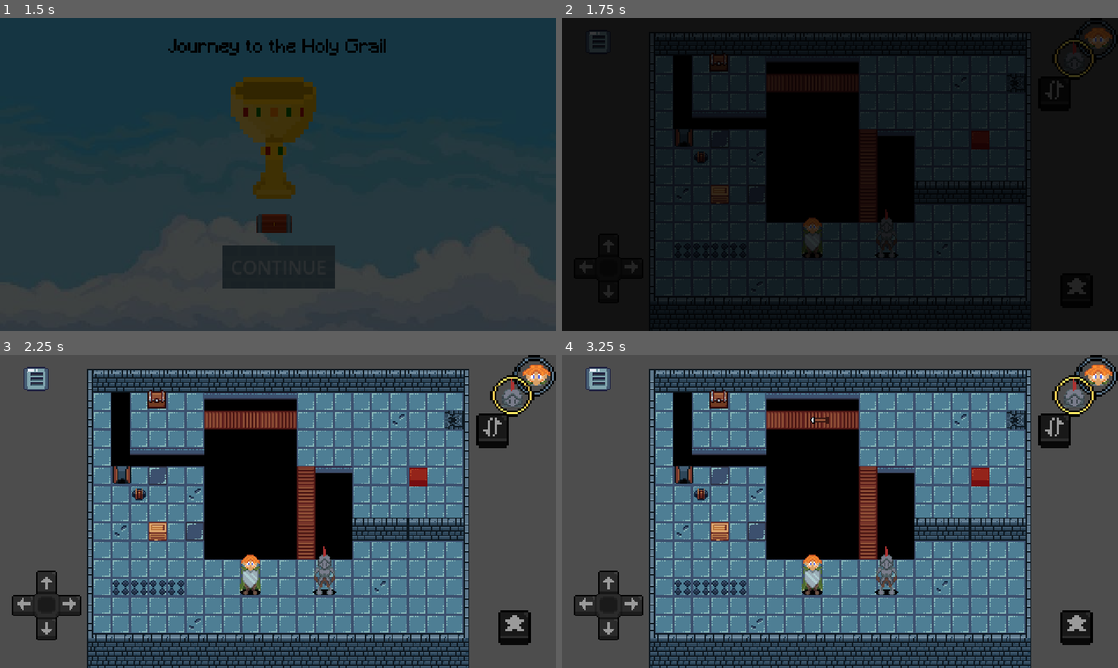
Above: before the commit, frames 1-4 (two rows, left to right).
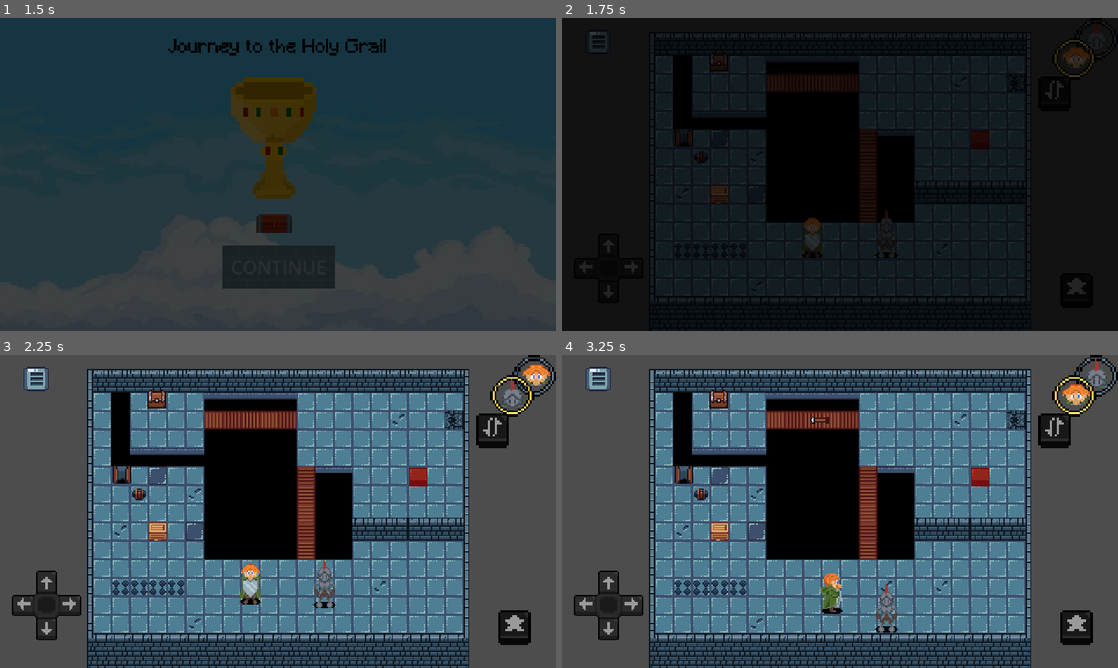
Above: after the commit, the same moments.

Repository: gumaciel/awesome-game-jam-01
Game: Godot game, scene res://scenes/main/main.tscn
Two runs of this game, one before a commit and one after it. Both use one fixed random seed, a clock stepped at 60 frames per second and the inputs below. The engine's default icon, where the game draws it, is replaced by a stand-in: a white triangle on a blue panel in a dark square. Sound files missing from this copy of the repository are replaced by a short silence.
Inputs (mouse positions are in pixels of both pictures, inside the frame that each line leads up to):
- Up to frame 1 (1.5 s): click "CONTINUE" at 0.5 s; move the mouse to (400, 158) at 1.27 s; hold D (move_right) from 1.28 s (still down); hold J (alternate) from 1.28 s (still down); click (400, 158) at 1.42 s
- Up to frame 2 (1.75 s): keep holding D (move_right); keep holding J (alternate)
- Up to frame 3 (2.25 s): move the mouse to (166, 527) at 2.02 s; release D (move_right) at 2.03 s; release J (alternate) at 2.03 s; hold S (move_down) from 2.03 s (still down); tap J (alternate) at 2.1 s
- Up to frame 4 (3.25 s): move the mouse to (895, 442) at 2.77 s; release S (move_down) at 2.78 s; hold D (move_right) from 2.78 s (still down); hold J (alternate) from 2.78 s (still down)

Frame 1 is identical in both runs. In frame 2, 0.3% of the frame differs, in the area x 90-99%, y 1-17%; in frame 3, 0.9%; in frame 4, 1.9%, in the area x 43-99%, y 1-89%.
Error before the commit: Parse Error: Could not parse global class "PlayerBase" from "res://characters/player_base.gd". (res://scenes/ui/ui_controller.gd:6)

Commit message:
fixed bugs animation

Diff:
--- a/characters/player_base.tscn
+++ b/characters/player_base.tscn
@@ -246,7 +246,6 @@
 animations = NodePath("Animations")
 
 [node name="Texture" type="Sprite2D" parent="."]
-visible = false
 position = Vector2(0, -7.49997)
 scale = Vector2(0.21875, 0.210938)
 texture = ExtResource("1_xqc8x")
@@ -254,6 +253,7 @@
 vframes = 3
 
 [node name="DeathSprite2D" type="Sprite2D" parent="."]
+visible = false
 position = Vector2(0, -7.5)
 texture = ExtResource("1_xqc8x")
 flip_h = true
--- a/characters/templates/player_template_1.gd
+++ b/characters/templates/player_template_1.gd
@@ -48,8 +48,8 @@
 		return
 	PlayerManager.current_direction = get_direction()
 
-		if walking_sound_pool:
-			walking_sound_pool.play_random_audio()
+	if walking_sound_pool:
+		walking_sound_pool.play_random_audio()
 
 
 func get_direction() -> Vector2:
--- a/scenes/levels/test_scene.tscn
+++ b/scenes/levels/test_scene.tscn
@@ -33,6 +33,7 @@
 
 [node name="Scenario" type="TileMap" parent="."]
 tile_set = ExtResource("1_njrg8")
+collision_animatable = true
 format = 2
 layer_0/tile_data = PackedInt32Array(131078, 393218, 0, 196614, 393218, 0, 262150, 393218, 0, 327686, 393218, 0, 393222 …(6745 unchanged characters)…
 layer_1/name = ""
@@ -85,8 +86,6 @@
 
 [connection signal="area_entered" from="Button" to="Door" method="_on_button_area_entered"]
 [connection signal="area_exited" from="Button" to="Door" method="_on_button_area_exited"]
-[connection signal="call_scenario" from="Node2D/Player2" to="Scenario" method="_on_player_2_call_scenario"]
-[connection signal="call_scenario" from="Node2D/Player1" to="Scenario" method="_on_player_1_call_scenario"]
 
 [editable path="UI"]
 [editable path="Node2D/Player1"]
Not shown: 1 places in characters/Player_2/player_2.tscn that only renumber resources
Not shown: 2 places in scenes/levels/test_scene.tscn that only renumber resources
